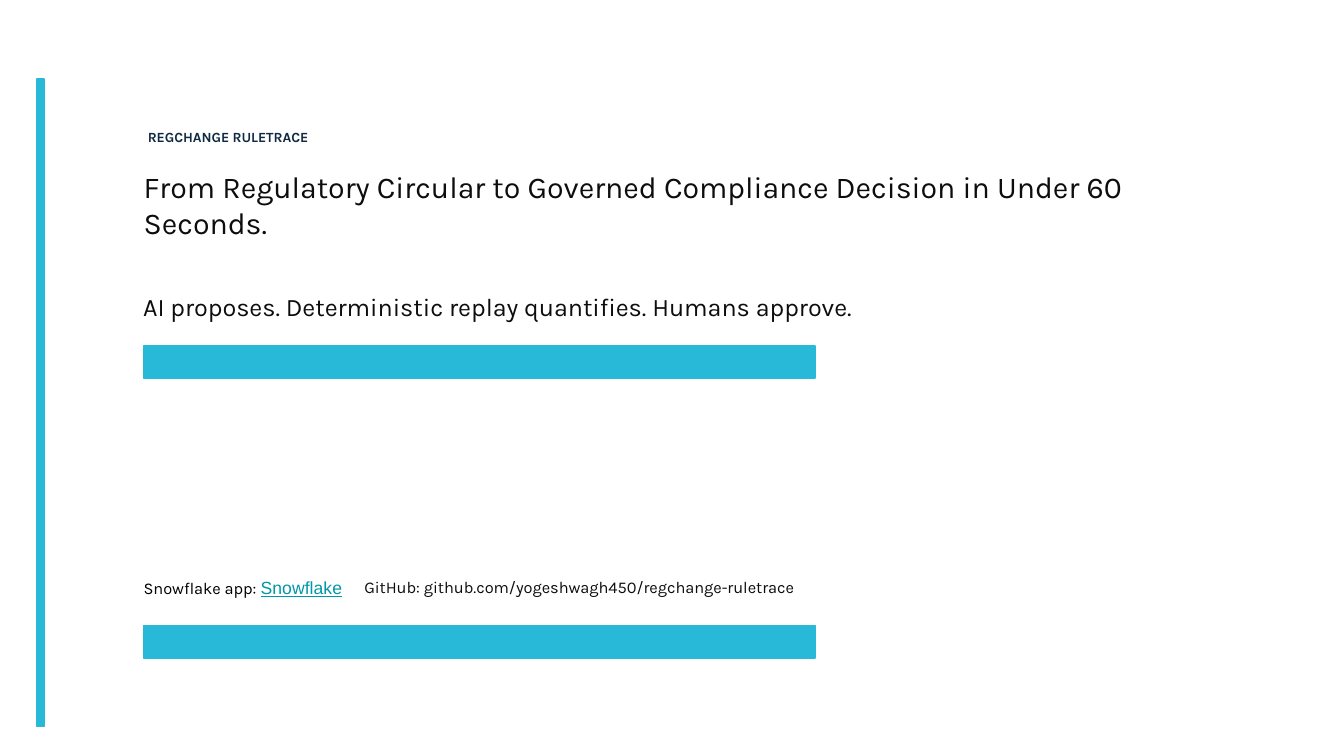
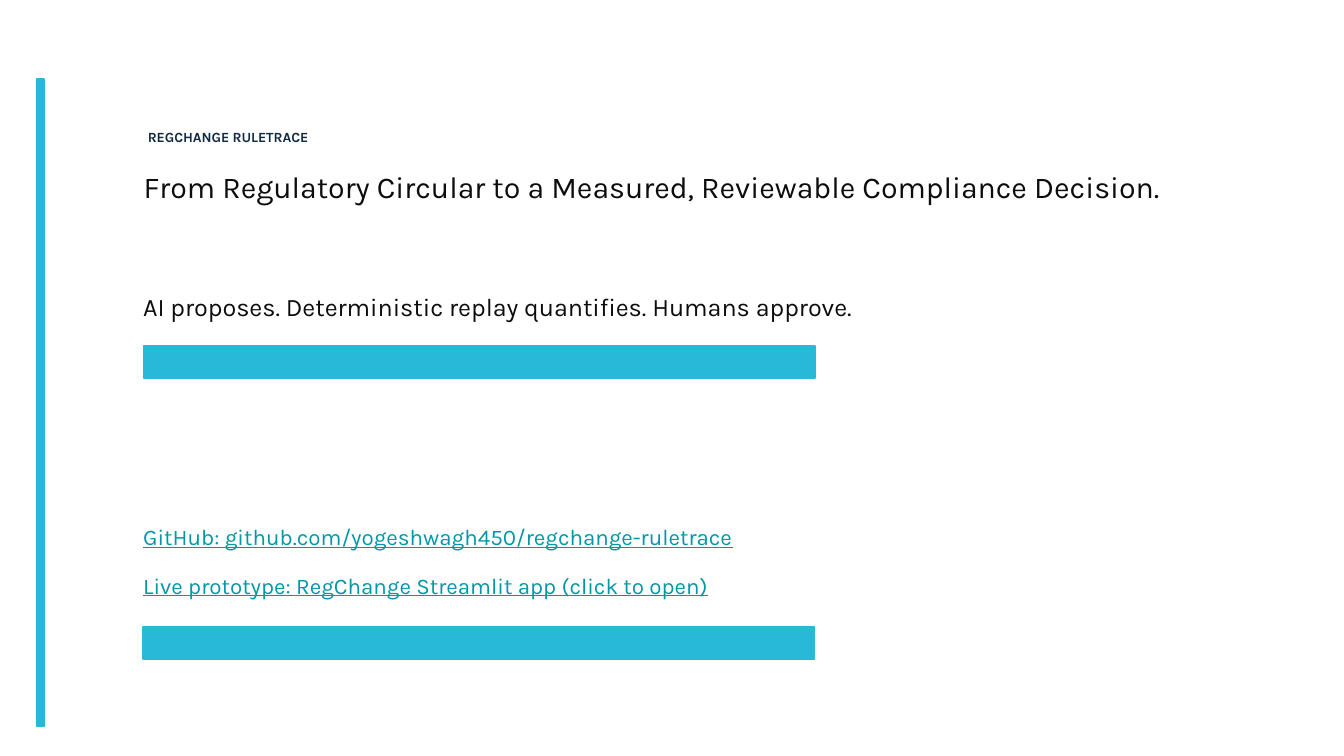
Before and after one commit to yogeshwagh450/regchange-ruletrace, a slide deck: slide 12 of docs/RegChangeRuleTrace_Submission.pptx. Drawn at 1344x756 pixels with LibreOffice and Linux fonts; fonts in the diff are those of the drawing; background and template pictures are left out. Boxes give left, top, right and bottom in pixels: in the first picture for what was removed or moved away, otherwise in the second. Text is boxed around its words. In the diff, an @@ line names an element or a change of style, - is before the commit and + after.

```diff
--- a/docs/RegChangeRuleTrace_Submission.pptx
+++ b/docs/RegChangeRuleTrace_Submission.pptx
@@ text at (144, 177, 1159, 205): text changed @@
-From Regulatory Circular to Governed Compliance Decision in Under 60 Seconds.
+From Regulatory Circular to a Measured, Reviewable Compliance Decision.
@@ text "GitHub: github.com/yogeshwagh450/regchange-ruletrace": place and size @@
-text "GitHub: github.com/yogeshwagh450/regchange-ruletrace" at (364, 581, 794, 597)
+text "GitHub: github.com/yogeshwagh450/regchange-ruletrace" at (143, 528, 732, 551)
@@ text "GitHub: github.com/yogeshwagh450/regchange-ruletrace" at (143, 528, 732, 551): size 8.8 to 12 pt, text colour #0D0D0D to #0097A7, underline on @@
@@ text at (143, 578, 707, 600): text changed; size 8.8 to 12 pt; text colour #000000 to #0097A7 @@
-Snowflake app: Snowflake
+Live prototype: RegChange Streamlit app (click to open)
```
Also in this commit, not shown: 2 other slides changed, 12 other files.
